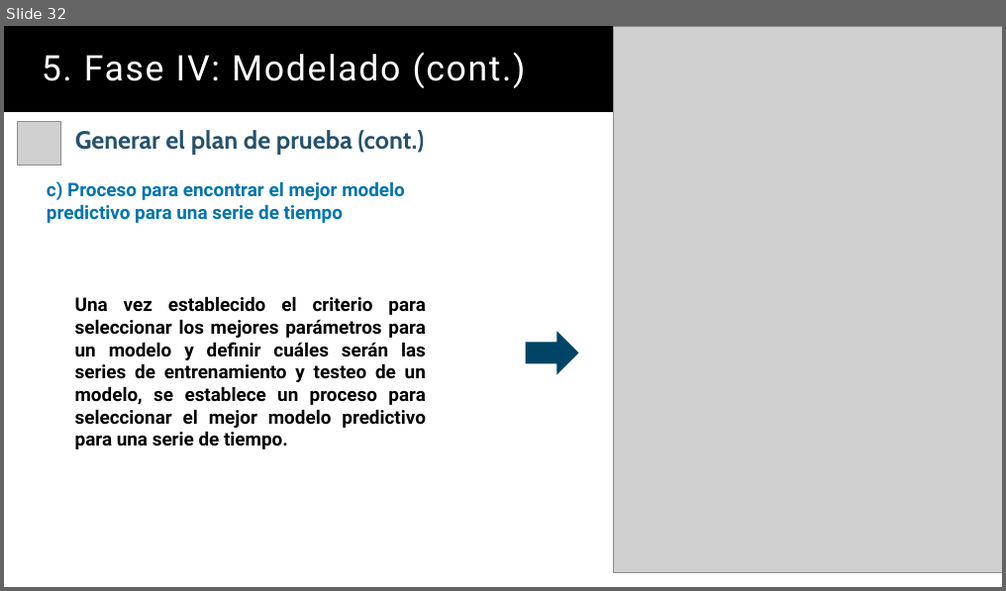
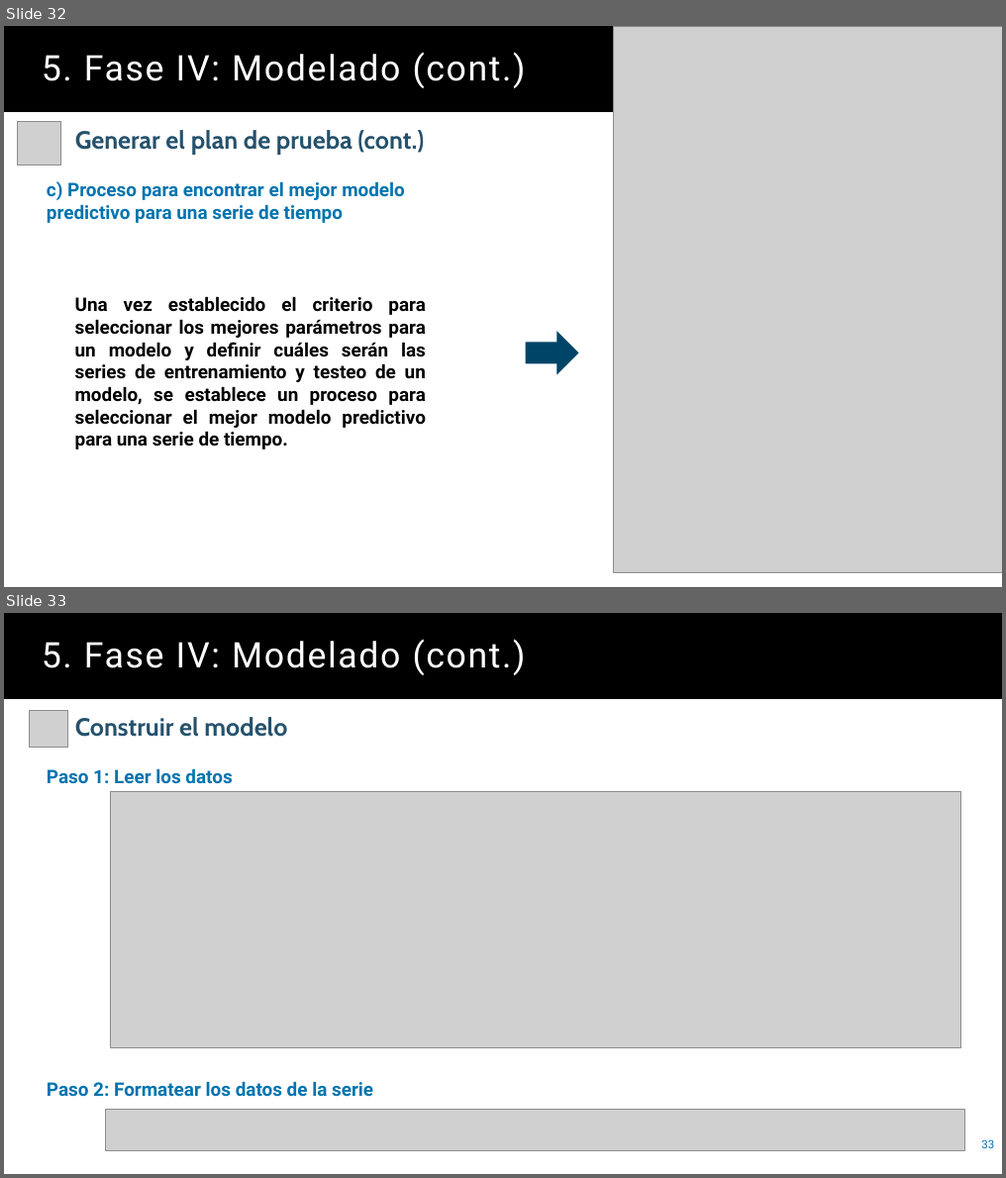
Before and after one commit to juanbo-prueba/leergit, a slide deck: Presentacion.pptx. Shown one above the other, each under a label of ours: slide 32 before the commit, slides 32 and 33 after it. The pictures are 1006x591 and 1006x1178 pixels, drawn with LibreOffice and Linux fonts; fonts in the diff are those of the drawing; grey boxes stand for pictures. Boxes give left, top, right and bottom in pixels: in the first picture for what was removed or moved away, otherwise in the second. Text is boxed around its words. In the diff, an @@ line names an element or a change of style, - is before the commit and + after.

```diff
--- a/Presentacion.pptx
+++ b/Presentacion.pptx
@@ slide 33 added at [4,613,1002,1174], background #FFFFFF @@
@@ title added at [4,613,1002,699], fill #000000, 34 pt, text #FFFFFF @@
+5. Fase IV: Modelado (cont.)
@@ picture added at [30,710,67,747] @@
@@ text added at [75,717,287,737], 24 pt, text #25516C, bold @@
+Construir el modelo
@@ text added at [47,768,232,784], 18 pt, text #0074AF, bold @@
+Paso 1: Leer los datos
@@ picture added at [110,792,960,1049] @@
@@ text added at [47,1081,373,1097], 18 pt, text #0074AF, bold @@
+Paso 2: Formatear los datos de la serie
@@ picture added at [106,1109,965,1151] @@
@@ page number added at [981,1140,994,1149], 11 pt, text #0074AF @@
+33
```
Also in this commit, not shown: 13 other slides added.
